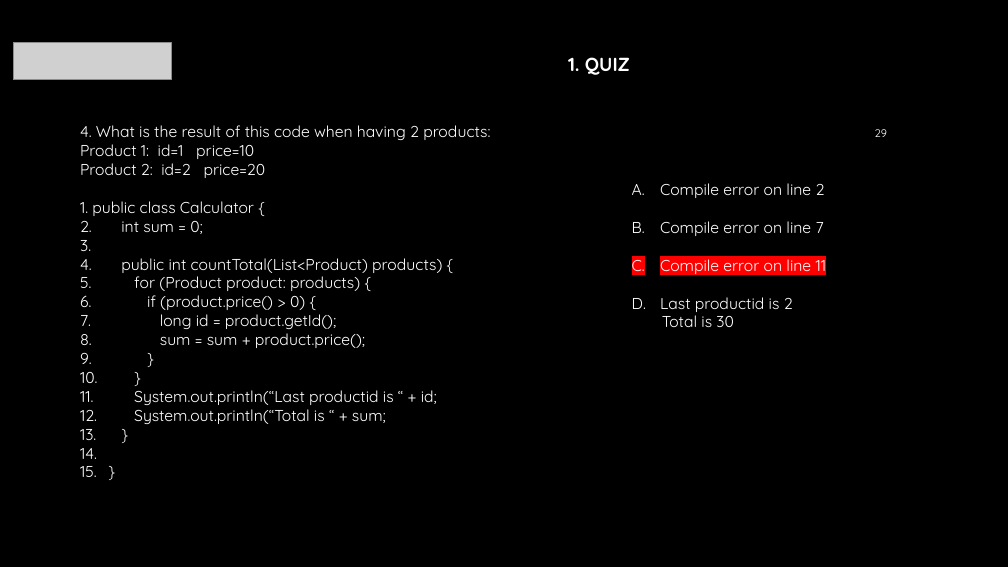
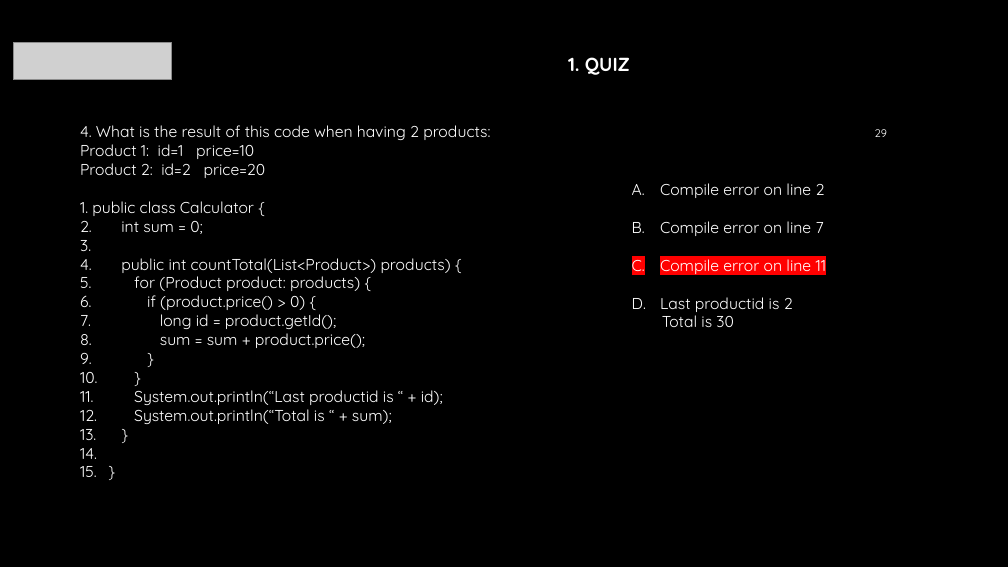
Before and after one commit to mraalten/javafundamentals, a slide deck: slide 29 of docs/training/Presentation.pptx. Drawn at 1008x567 pixels with LibreOffice and Linux fonts; fonts in the diff are those of the drawing; grey boxes stand for pictures; background and template pictures are left out. Boxes give left, top, right and bottom in pixels: in the first picture for what was removed or moved away, otherwise in the second. Text is boxed around its words. In the diff, an @@ line names an element or a change of style, - is before the commit and + after.

```diff
--- a/docs/training/Presentation.pptx
+++ b/docs/training/Presentation.pptx
@@ text at (x1=121, y1=258, x2=451, y2=273): text changed @@
-3. public int countTotal(List<Product) products) {
+3. public int countTotal(List<Product>) products) {
@@ text at (x1=134, y1=390, x2=443, y2=424): text changed @@
-10. System.out.println(“Last productid is “ + id;
-11. System.out.println(“Total is “ + sum;
+10. System.out.println(“Last productid is “ + id);
+11. System.out.println(“Total is “ + sum);
```
Also in this commit, not shown: 1 other slide changed, 23 slides added.
